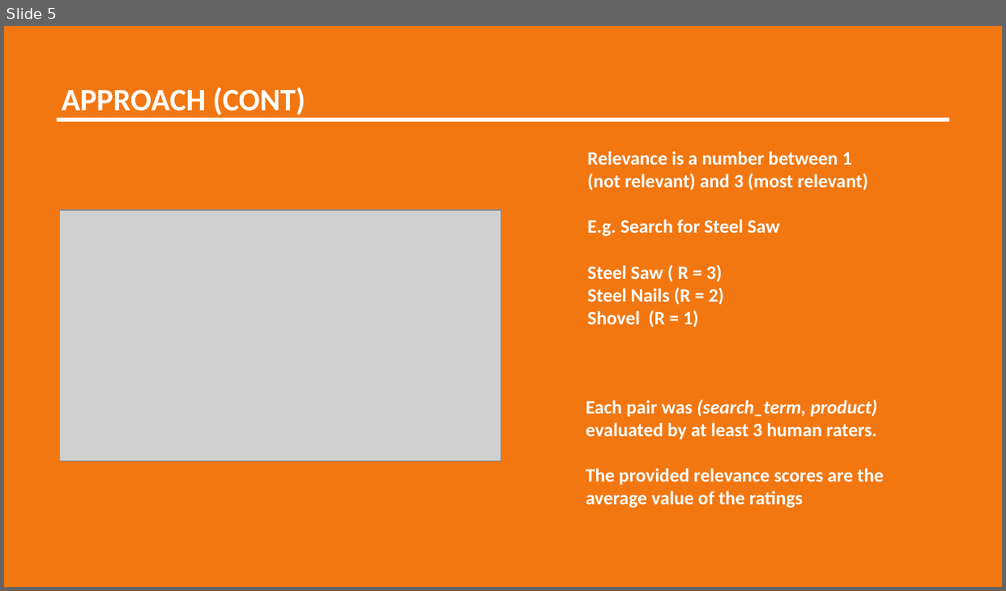
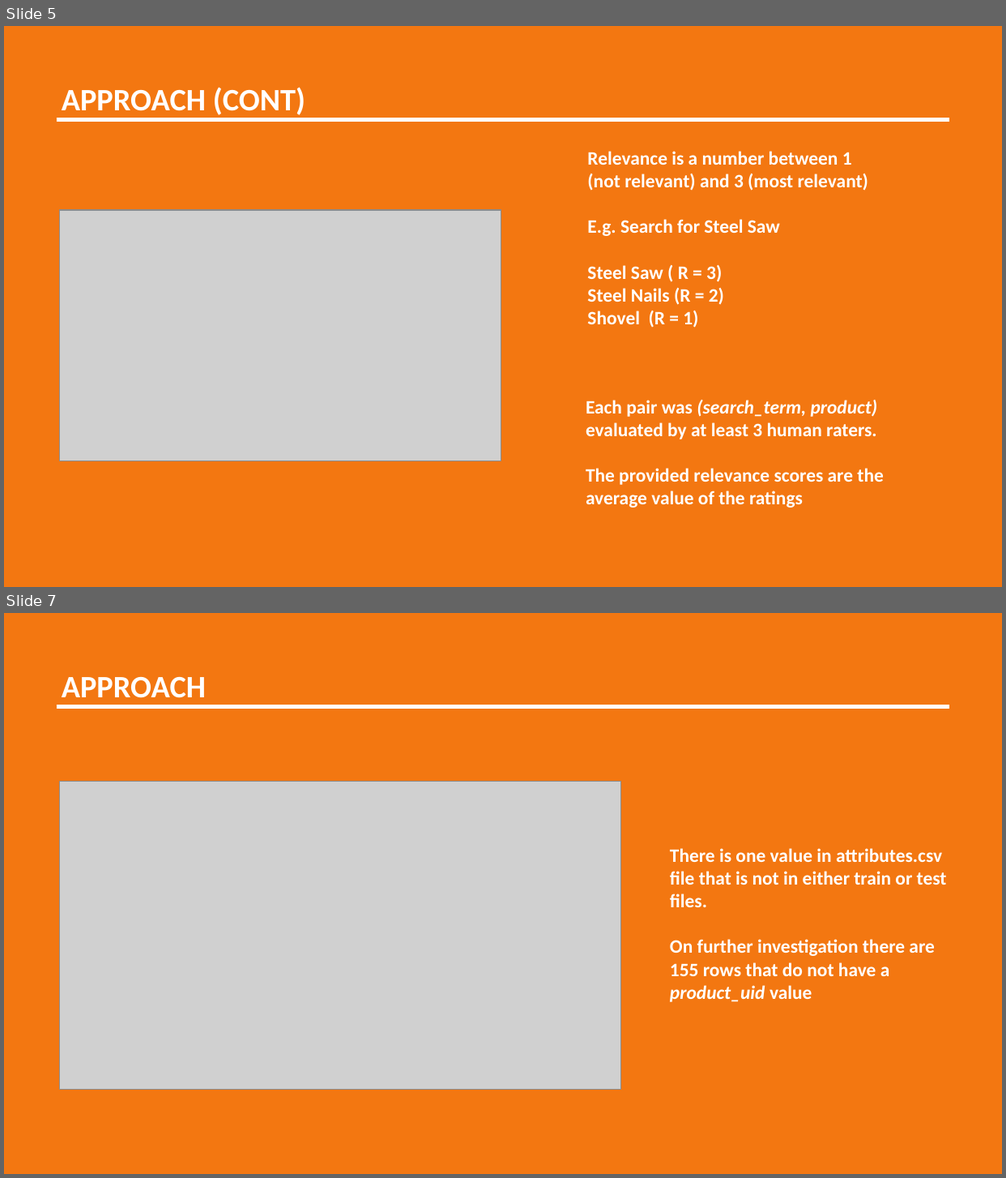
Before and after one commit to misrab/homework, a slide deck: BrandonWong/Project/Presentation.pptx. Shown one above the other, each under a label of ours: slide 5 before the commit, slides 5 and 7 after it; the slides between them are not shown. The pictures are 1006x591 and 1006x1178 pixels, drawn with LibreOffice and Linux fonts; fonts in the diff are those of the drawing; grey boxes stand for pictures. Boxes give left, top, right and bottom in pixels: in the first picture for what was removed or moved away, otherwise in the second. Text is boxed around its words. In the diff, an @@ line names an element or a change of style, - is before the commit and + after.

```diff
--- a/BrandonWong/Project/Presentation.pptx
+++ b/BrandonWong/Project/Presentation.pptx
@@ slide 7 added at (x1=4, y1=613, x2=1002, y2=1174), background #FFFFFF @@
@@ rectangle added at (x1=4, y1=613, x2=1002, y2=1174), fill #F37711 @@
@@ text added at (x1=62, y1=676, x2=206, y2=705), 23 pt, text #FFFFFF, bold @@
+APPROACH
@@ line added from (57, 707) to (949, 707), #FFFFFF 3 pt @@
@@ picture added at (x1=60, y1=781, x2=621, y2=1089) @@
@@ text added at (x1=670, y1=848, x2=947, y2=1002), 14 pt, text #FFFFFF, bold @@
+There is one value in attributes.csv file that is not in either train or test files.
+On further investigation there are 155 rows that do not have a product_uid value
```
Also in this commit, not shown: 1 slide changed, 5 other slides added, 1 slide removed, 5 other files.
